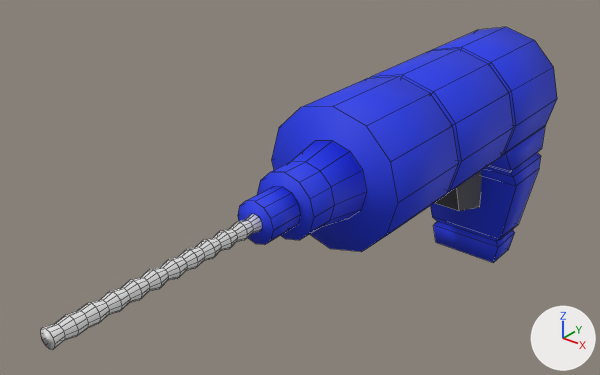
Two versions of the FBX model working/subahu/Drill/Drill.fbx, one commit apart.
The view is the same before and after, from a 50 mm lens placed at (0.897, -1.852, 1.178), pointed at (-0.094, -0.614, 0.41). The axes (+X, +Y, +Z) are drawn at lower right. The lights are the same throughout. Mesh edges are drawn as thin lines. Where no turn or scale is listed for an object, it has been applied to the vertices.

Script lines for the objects in view, before the commit:
```python
me_cube = bpy.data.meshes.new('Cube')
me_cube.from_pydata(...)  # 192 vertices, 160 faces; spans x -0.158..0.158, y -0.861..0.115, z -0.218..0.394
me_cube.materials.append(mat_bluetexture_001)  # blue #1d36e7
me_cube_001 = bpy.data.meshes.new('Cube.001')
me_cube_001.from_pydata(...)  # 8 vertices, 6 faces; spans x -0.04..0.04, y -0.078..0.078, z -0.076..0.076
me_cube_001.materials.append(mat_blacktexture)  # black #444444
me_cylinder_003 = bpy.data.meshes.new('Cylinder.003')
me_cylinder_003.from_pydata(...)  # 276 vertices, 266 faces; spans x -0.018..0.018, y -0.415..0.036, z -0.018..0.018
ob_drill = bpy.data.objects.new('Drill', me_cube)
ob_drill.location = (0.0, 0.0, 0.225)
ob_drillbit = bpy.data.objects.new('DrillBit', me_cylinder_003)
ob_drillbit.location = (0.0, -0.896, 0.46)
ob_onofftrigger = bpy.data.objects.new('OnOffTrigger', me_cube_001)
ob_onofftrigger.location = (0.0, -0.095, 0.241)
```
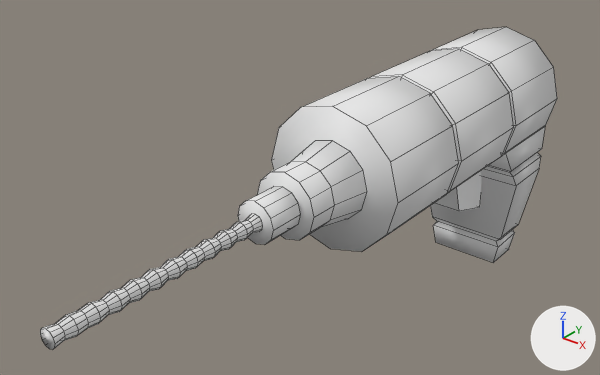
Commit message: drill ready for prfb

The edits, one by one:
me_cube_001 has 8 vertices, 6 faces and spans x -0.04..0.04, y -0.078..0.078, z -0.076..0.076.
me_cube_001 no longer uses material mat_blacktexture (black #444444).
me_cube has 192 vertices, 160 faces and spans x -0.158..0.158, y -0.861..0.115, z -0.218..0.394.
me_cube no longer uses material mat_bluetexture_001 (blue #1d36e7).

Where the change shows, as pixel boxes (x1, y1, x2, y2) in the pictures (600 x 375 px):
'Drill', recoloured (blue to grey): (238, 27, 557, 263) in both
'OnOffTrigger', recoloured (black to grey): (435, 172, 482, 211) in both
